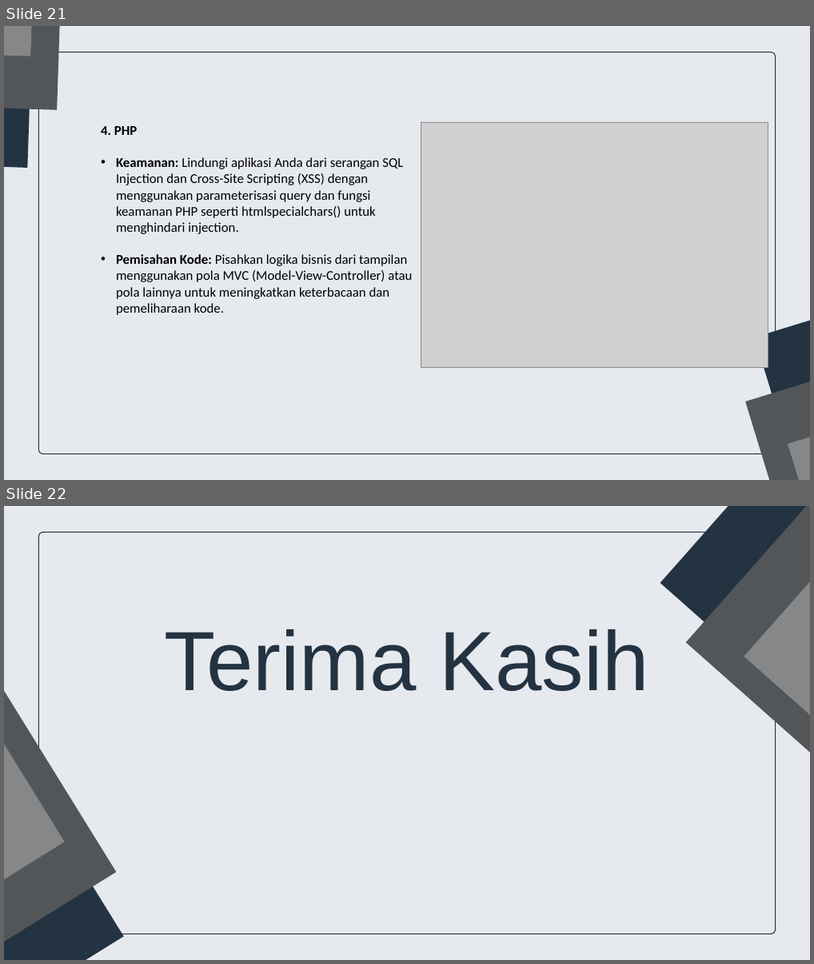
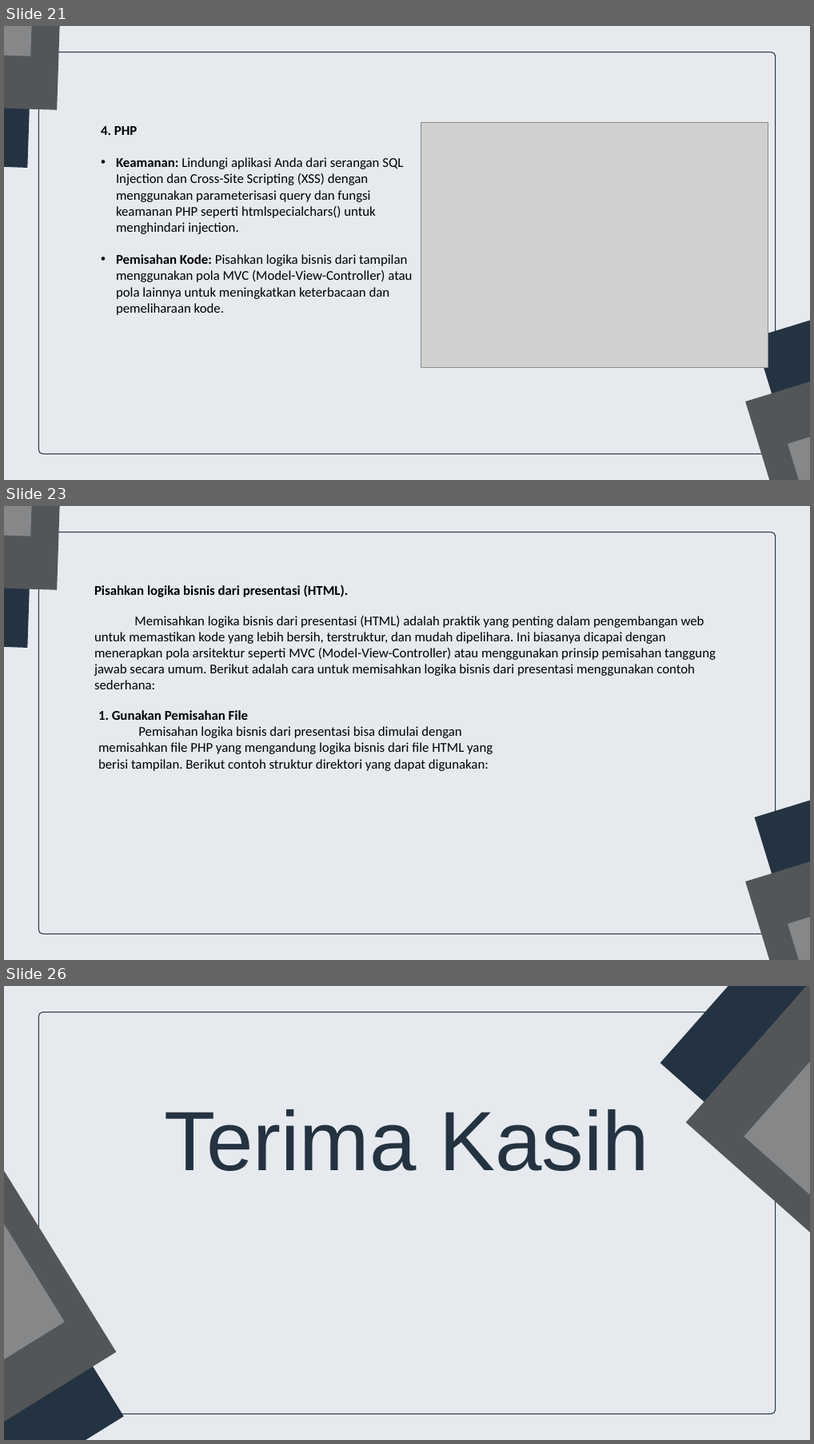
Before and after one commit to gemafajar09/bnsp-junior-web, a slide deck: part1/junior-web-dev.pptx. Shown one above the other, each under a label of ours: slides 21 and 22 before the commit, slides 21, 23 and 26 after it; the slides between them are not shown. The pictures are 814x964 and 814x1444 pixels, drawn with LibreOffice and Linux fonts; fonts in the diff are those of the drawing; grey boxes stand for pictures. Boxes give left, top, right and bottom in pixels: in the first picture for what was removed or moved away, otherwise in the second. Text is boxed around its words. In the diff, an @@ line names an element or a change of style, - is before the commit and + after.

```diff
--- a/part1/junior-web-dev.pptx
+++ b/part1/junior-web-dev.pptx
@@ slide 23 added at bbox=[4, 506, 810, 960], background #E6EAEF @@
@@ freeform shape added at bbox=[4, 506, 36, 648], fill #243342 @@
@@ freeform shape added at bbox=[4, 506, 65, 590], fill #535659 @@
@@ freeform shape added at bbox=[4, 506, 39, 536], fill #858789 @@
@@ freeform shape added at bbox=[38, 532, 776, 933], fill #E6EAEF, outline #243342 1.5 pt @@
@@ text added at bbox=[94, 584, 349, 597], 24 pt, text #000000, bold @@
+Pisahkan logika bisnis dari presentasi (HTML).
@@ text added at bbox=[94, 616, 716, 689], 24 pt, text #000000 @@
+Memisahkan logika bisnis dari presentasi (HTML) adalah praktik yang penting dalam pengembangan web untuk memastikan kode yang lebih bersih, terstruktur, dan mudah dipelihara. Ini biasanya dicapai dengan menerapkan pola arsitektur seperti MVC (Model-View-Controller) atau menggunakan prinsip pemisahan tanggung jawab secara umum. Berikut adalah cara untuk memisahkan logika bisnis dari presentasi menggunakan contoh sederhana:
@@ text added at bbox=[98, 710, 493, 771], 24 pt, text #000000 @@
+1. Gunakan Pemisahan File
+Pemisahan logika bisnis dari presentasi bisa dimulai dengan memisahkan file PHP yang mengandung logika bisnis dari file HTML yang berisi tampilan. Berikut contoh struktur direktori yang dapat digunakan:
@@ freeform shape added at bbox=[754, 744, 810, 960], fill #243342 @@
@@ freeform shape added at bbox=[746, 809, 810, 960], fill #535659 @@
@@ freeform shape added at bbox=[788, 852, 810, 960], fill #858789 @@
@@ what was slide 22 is now slide 26 @@
```
Also in this commit, not shown: 3 other slides added, 52 other files.
